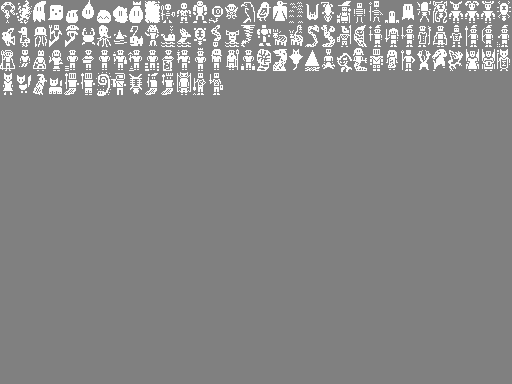
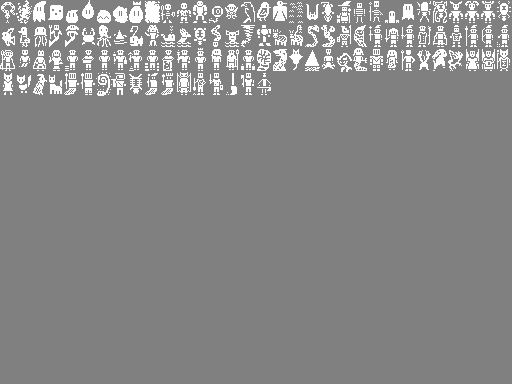
Before/after of a 512x384 layered artwork. What changed in the layer stack:
painted on "Background" over [49, 73, 271, 95]
